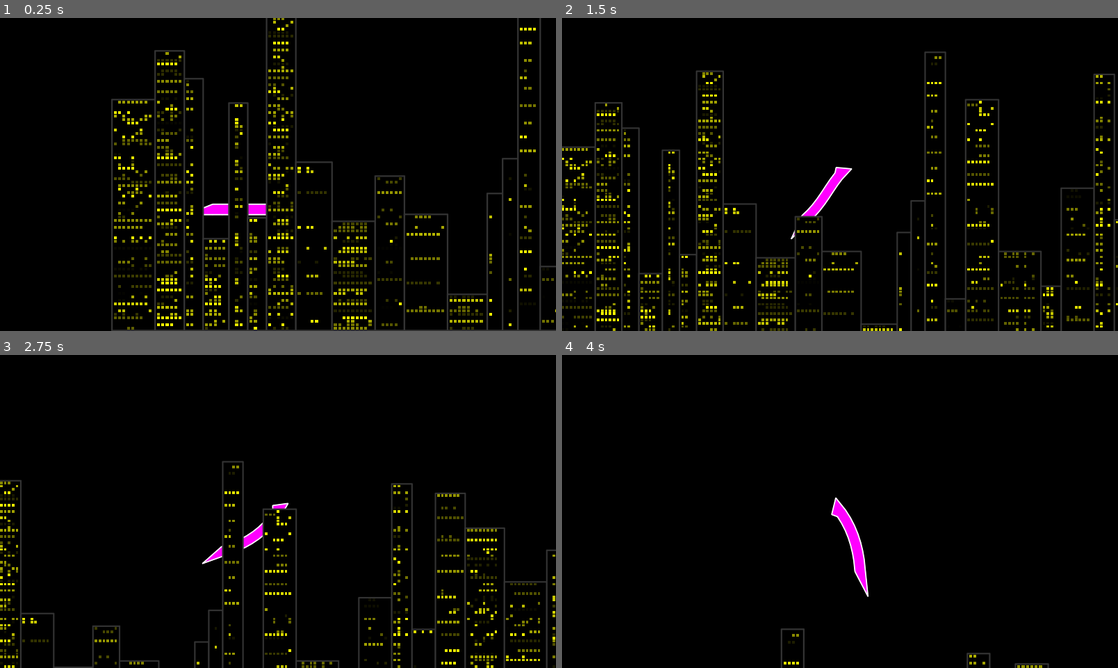
Above: before the commit, frames 1-4 (two rows, left to right).
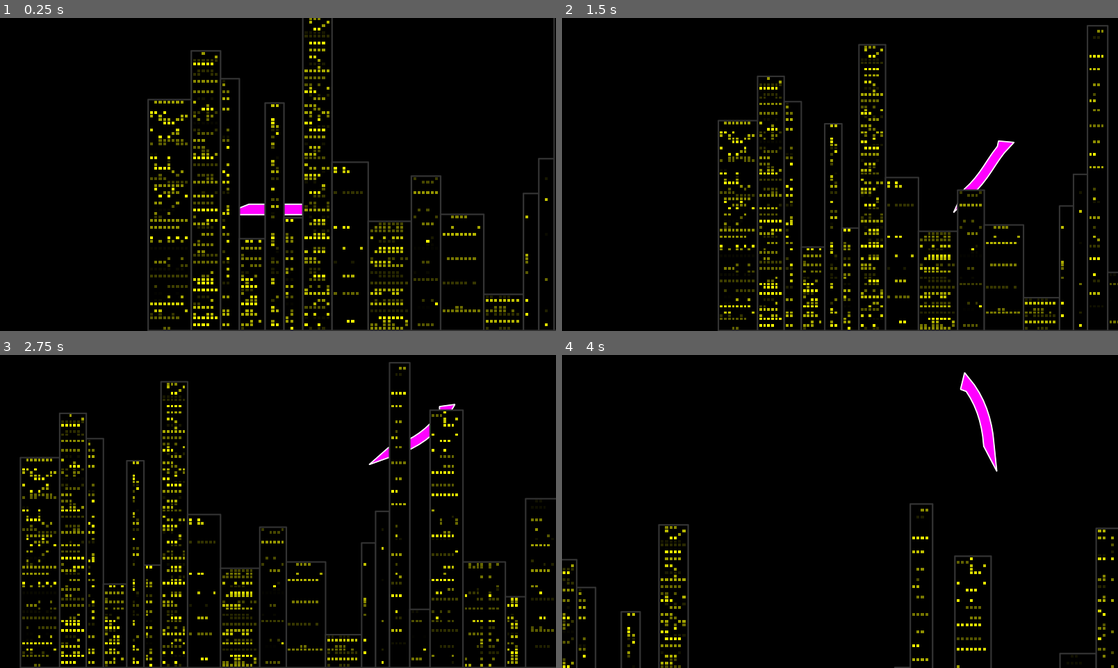
Above: after the commit, the same moments.

Repository: elektito/wyrmsim
Game: Godot game, scene res://World.tscn
Same seed, same stepped clock (60 frames per second), same inputs: the game is played once before the commit and once after it. The engine's default icon, where the game draws it, is replaced by a stand-in: a white triangle on a blue panel in a dark square.
Inputs (mouse positions are in pixels of both pictures, inside the frame that each line leads up to):
- Up to frame 1 (0.25 s): no input
- Up to frame 2 (1.5 s): move the mouse to (962, 158) at 0.52 s; hold W (up) 0.53-1.28 s; tap Mouse wheel up (zoom_in) at 0.6 s; tap Mouse wheel down (zoom_out) at 0.8, 1.35 s; move the mouse to (728, 190) at 1.27 s; hold S (down) from 1.28 s (still down)
- Up to frame 3 (2.75 s): tap Mouse wheel up (zoom_in) at 1.55 s; move the mouse to (333, 442) at 2.02 s; release S (down) at 2.03 s; hold W (up) from 2.03 s (still down); tap N (add_segment) at 2.1 s; tap Mouse wheel down (zoom_out) at 2.3 s
- Up to frame 4 (4 s): move the mouse to (812, 574) at 2.77 s; tap D (remove_segment) at 2.85 s; tap Mouse wheel up (zoom_in) at 3.05, 3.6 s; move the mouse to (1006, 558) at 3.52 s; release W (up) at 3.53 s; hold A (left) from 3.53 s (still down); tap Mouse wheel down (zoom_out) at 3.8 s

The runs differ from the first frame. In frame 1, 15% of the frame differs, in the area x 20-100%, y 0-100%; in frame 2, 16%, in the area x 0-100%, y 2-100%; in frame 3, 14%; in frame 4, 4.1%.

Commit message:
Improve camera

Diff:
--- a/World.gd
+++ b/World.gd
@@ -1,6 +1,8 @@
 extends Node2D
 
 const ROT_SPEED := 1.5
+
+onready var camera := $Wyrm/Segment1/camera
 
 func _ready():
 	randomize()
@@ -40,9 +42,9 @@
 		var last_segment = $Wyrm.get_segments()[-1]
 		$Wyrm.remove_child(last_segment)
 	if Input.is_action_just_pressed("zoom_in"):
-		$camera.zoom -= Vector2(0.1, 0.1)
+		camera.zoom -= Vector2(0.1, 0.1)
 	if Input.is_action_just_pressed("zoom_out"):
-		$camera.zoom += Vector2(0.1, 0.1)
+		camera.zoom += Vector2(0.1, 0.1)
 
 
 func _physics_process(delta):
@@ -72,7 +74,3 @@
 			$Wyrm/Segment1.global_rotation = dir.angle()
 		else:
 			$Wyrm/Segment1.rotate(desired_rotation_speed * delta)
-
-
-func _process(delta):
-	$camera.global_position = $Wyrm/Segment1.global_position
--- a/World.tscn
+++ b/World.tscn
@@ -7,11 +7,6 @@
 [node name="World" type="Node2D"]
 script = ExtResource( 1 )
 
-[node name="camera" type="Camera2D" parent="."]
-current = true
-limit_bottom = 1080
-editor_draw_limits = true
-
 [node name="Wyrm" parent="." instance=ExtResource( 3 )]
 position = Vector2( 210.472, 641.886 )
 scale = Vector2( 0.5, 0.5 )
@@ -19,6 +14,18 @@
 [node name="Segment1" parent="Wyrm" instance=ExtResource( 2 )]
 position = Vector2( 478.85, 37.2832 )
 speed = 500.0
+
+[node name="camera" type="Camera2D" parent="Wyrm/Segment1"]
+scale = Vector2( 2, 2 )
+current = true
+limit_bottom = 1080
+drag_margin_h_enabled = true
+drag_margin_v_enabled = true
+drag_margin_left = 0.6
+drag_margin_top = 0.8
+drag_margin_right = 0.6
+drag_margin_bottom = 0.0
+editor_draw_limits = true
 
 [node name="Segment2" parent="Wyrm" instance=ExtResource( 2 )]
 position = Vector2( 416.624, 37.2832 )
